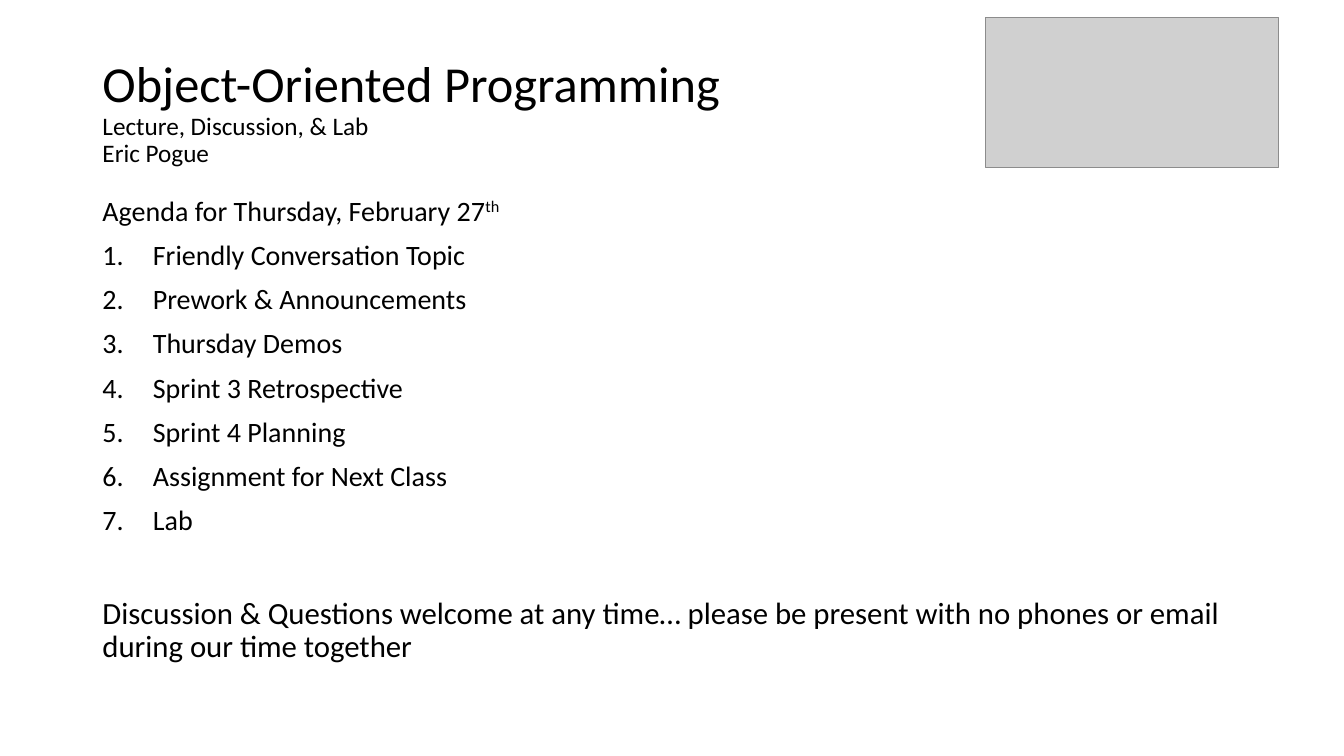
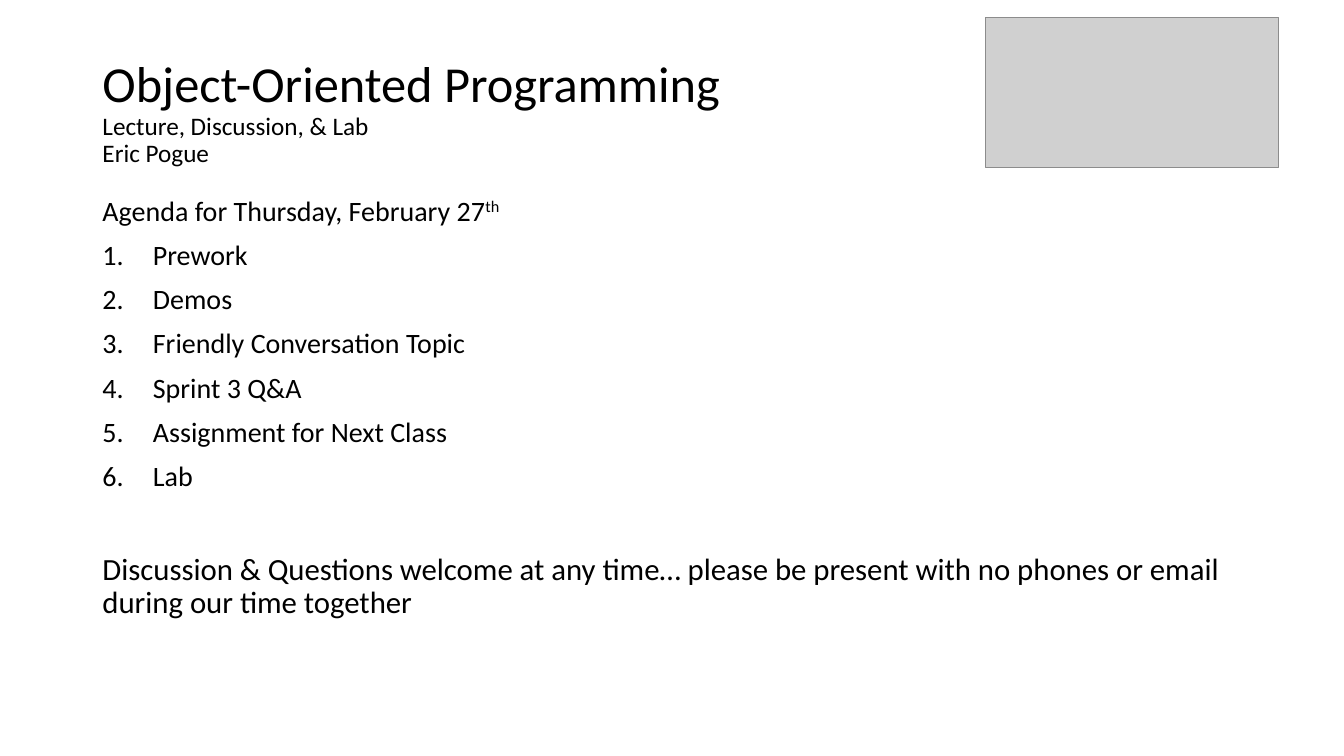
Before and after one commit to EricJPogue/CPSC-24500, a slide deck: slide 1 of lecture-slides/2020-02-27-oop.pptx. Drawn at 1344x756 pixels with LibreOffice and Linux fonts; fonts in the diff are those of the drawing; grey boxes stand for pictures. Boxes give left, top, right and bottom in pixels: in the first picture for what was removed or moved away, otherwise in the second. Text is boxed around its words. In the diff, an @@ line names an element or a change of style, - is before the commit and + after.

```diff
--- a/lecture-slides/2020-02-27-oop.pptx
+++ b/lecture-slides/2020-02-27-oop.pptx
@@ text at (x1=153, y1=245, x2=248, y2=310): paragraphs added @@
+1. Prework
+2. Demos
@@ text at (x1=153, y1=378, x2=301, y2=403): text changed @@
-2. Prework & Announcements
-3. Thursday Demos
-4. Sprint 3 Retrospective
-5. Sprint 4 Planning
+4. Sprint 3 Q&A
```
Also in this commit, not shown: 4 other slides changed, 4 slides added, 1 other file.
